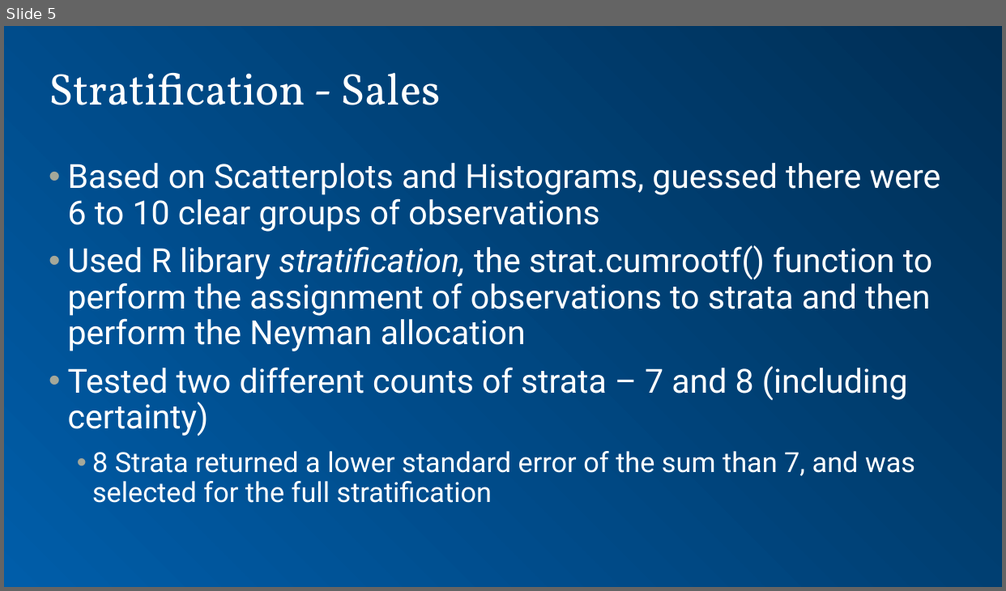
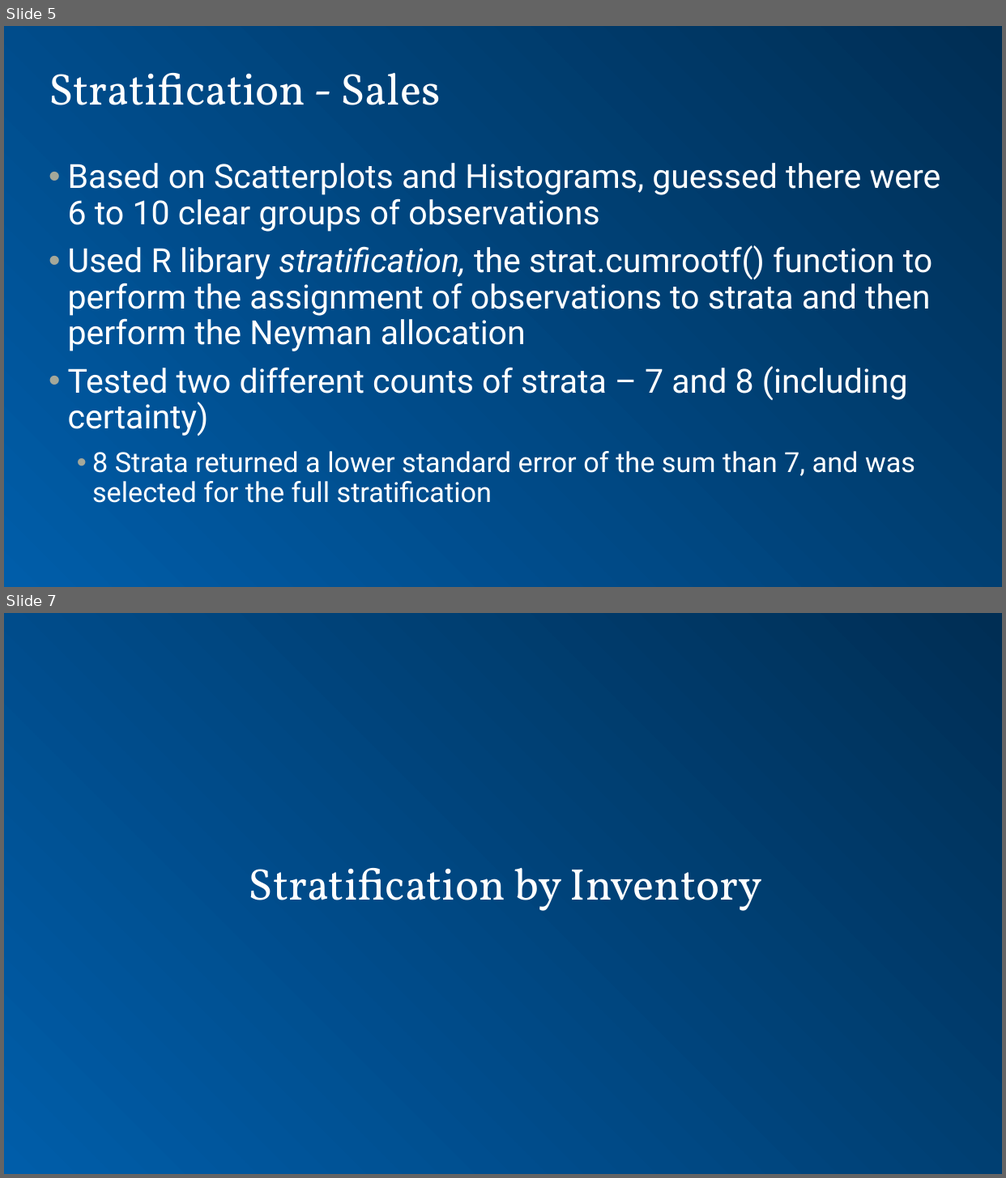
Before and after one commit to dpmurraygt/MSDS6370Project, a slide deck: presentation - Sales.pptx. Shown one above the other, each under a label of ours: slide 5 before the commit, slides 5 and 7 after it; the slides between them are not shown. The pictures are 1006x591 and 1006x1178 pixels, drawn with LibreOffice and Linux fonts; fonts in the diff are those of the drawing; background and template pictures are left out. Boxes give left, top, right and bottom in pixels: in the first picture for what was removed or moved away, otherwise in the second. Text is boxed around its words. In the diff, an @@ line names an element or a change of style, - is before the commit and + after.

```diff
--- a/presentation - Sales.pptx
+++ b/presentation - Sales.pptx
@@ slide 7 added at (4, 613, 1002, 1174), background gradient #002F54 to #005DA9 @@
@@ title added at (249, 868, 762, 911), 32 pt, text #FFFFFF @@
+Stratification by Inventory
```
Also in this commit, not shown: 1 slide changed, 6 other slides added.
